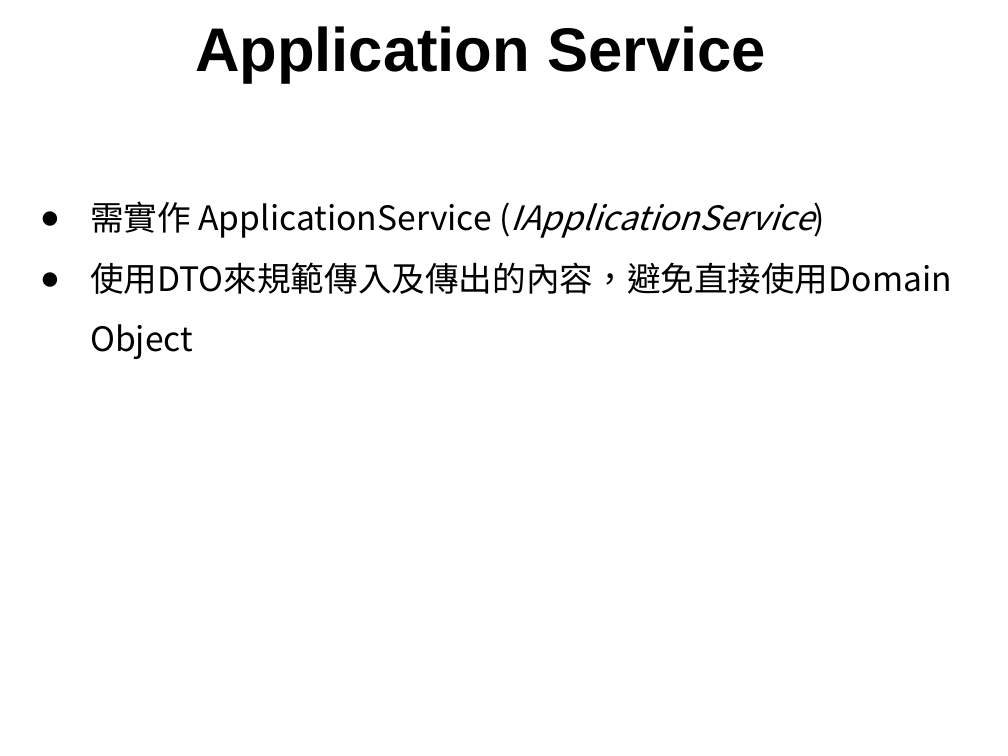
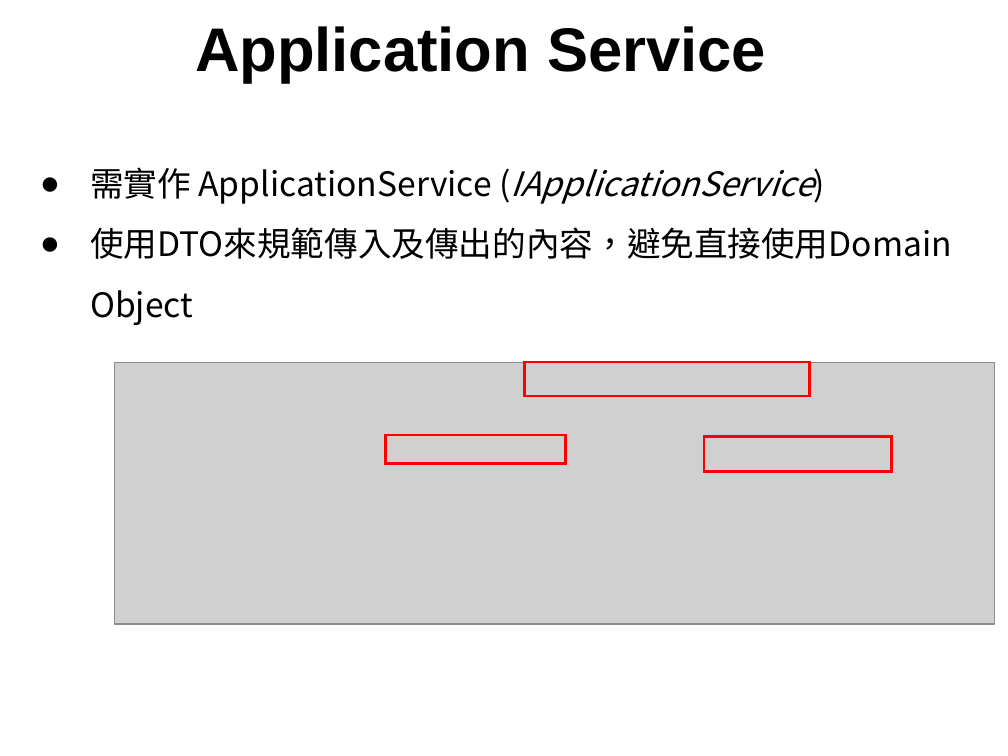
Before and after one commit to Sean2416/MarkDown, a slide deck: slide 14 of ABP.ppt (slide 15 before the commit). Drawn at 1008x756 pixels with LibreOffice and Linux fonts; fonts in the diff are those of the drawing; grey boxes stand for pictures; background and template pictures are left out. Boxes give left, top, right and bottom in pixels: in the first picture for what was removed or moved away, otherwise in the second. Text is boxed around its words. In the diff, an @@ line names an element or a change of style, - is before the commit and + after.

Commit message:
Application Service

```diff
--- a/ABP.ppt
+++ b/ABP.ppt
@@ text "需實作 ApplicationService (IApplicationService)": place and size @@
-text "需實作 ApplicationService (IApplicationService)" at bbox=[90, 201, 952, 359]
+text "需實作 ApplicationService (IApplicationService)" at bbox=[90, 167, 952, 325]
@@ group added at bbox=[115, 362, 994, 624]: 3 rectangles, 1 picture @@
```
Also in this commit, not shown: 1 other slide changed, 2 slides added, 1 slide removed, 2 other files.
